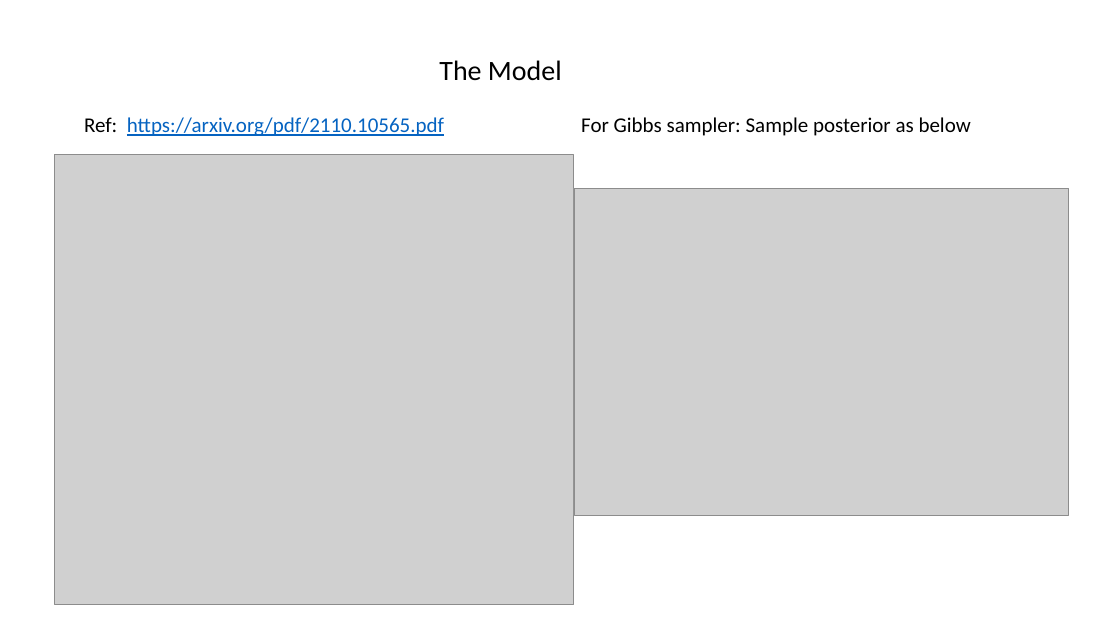
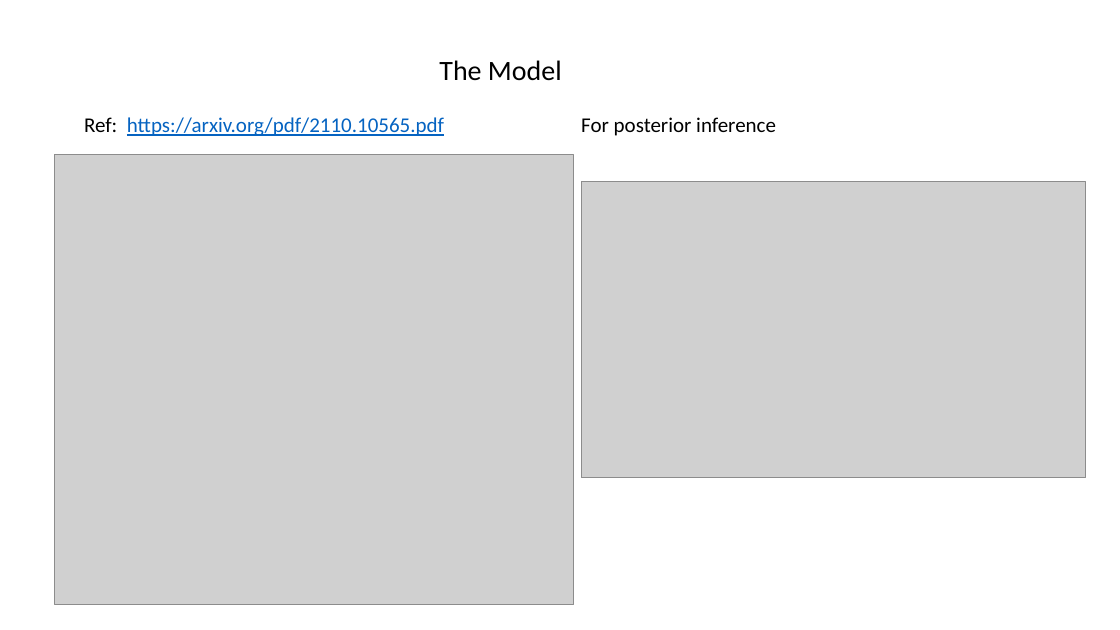
Before and after one commit to aminathshausan/bayesian_tutorials, a slide deck: slide 1 of plots/plots_heirarchical.pptx. Drawn at 1120x630 pixels with LibreOffice and Linux fonts; fonts in the diff are those of the drawing; grey boxes stand for pictures. Boxes give left, top, right and bottom in pixels: in the first picture for what was removed or moved away, otherwise in the second. Text is boxed around its words. In the diff, an @@ line names an element or a change of style, - is before the commit and + after.

```diff
--- a/plots/plots_heirarchical.pptx
+++ b/plots/plots_heirarchical.pptx
@@ text at (581,117,776,136): text changed @@
-For Gibbs sampler: Sample posterior as below
+For posterior inference
@@ picture: place and size @@
-picture at (574,188,1069,515)
+picture at (581,181,1086,478)
```
Also in this commit, not shown: 1 slide added, 10 other files.
